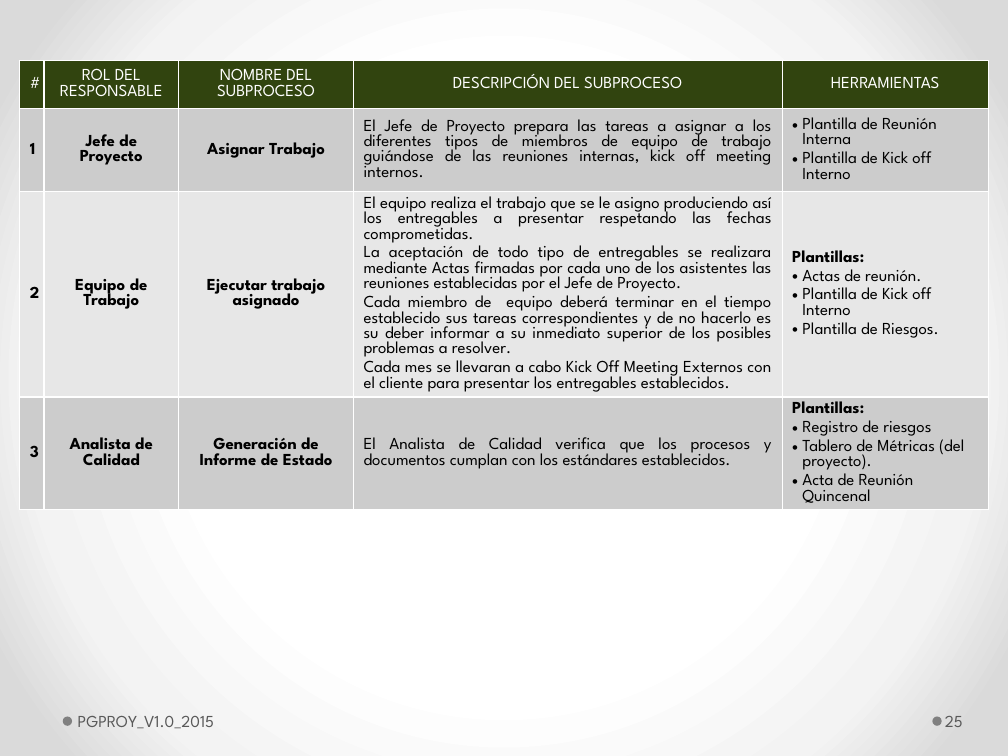
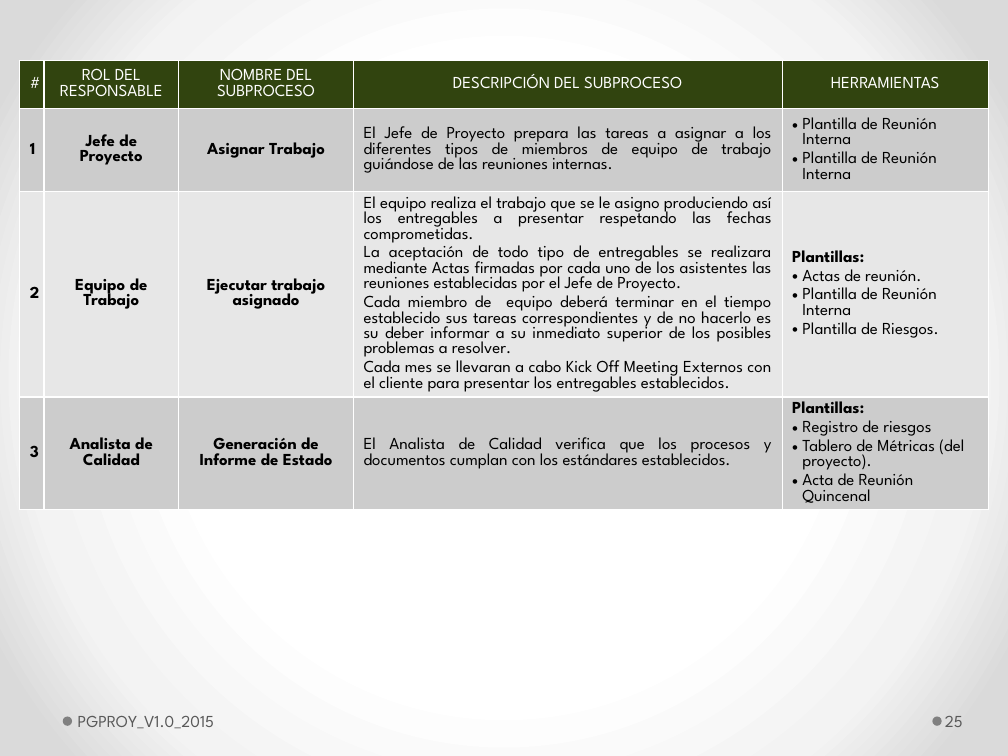
Before and after one commit to lowrider80/UTP-GPS-ALARM, a slide deck: slide 25 of Area_de_Proceso-_PP-PMC/PGPROY_V1.0_2015.pptx. Drawn at 1008x756 pixels with LibreOffice and Linux fonts; fonts in the diff are those of the drawing. Boxes give left, top, right and bottom in pixels: in the first picture for what was removed or moved away, otherwise in the second. Text is boxed around its words. In the diff, an @@ line names an element or a change of style, - is before the commit and + after.

```diff
--- a/Area_de_Proceso-_PP-PMC/PGPROY_V1.0_2015.pptx
+++ b/Area_de_Proceso-_PP-PMC/PGPROY_V1.0_2015.pptx
@@ table at [20, 60, 989, 673] @@
-row 2, column 4: El Jefe de Proyecto prepara las tareas a asignar a los diferentes tipos de miembros de equipo de trabajo guiándose de las reuniones internas, kick off meeting internos.
+row 2, column 4: El Jefe de Proyecto prepara las tareas a asignar a los diferentes tipos de miembros de equipo de trabajo guiándose de las reuniones internas.
-row 2, column 5: Plantilla de Reunión Interna / Plantilla de Kick off Interno
+row 2, column 5: Plantilla de Reunión Interna / Plantilla de Reunión Interna
-row 3, column 5: Plantillas: / Actas de reunión. / Plantilla de Kick off Interno / Plantilla de Riesgos.
+row 3, column 5: Plantillas: / Actas de reunión. / Plantilla de Reunión Interna / Plantilla de Riesgos.
```
Also in this commit, not shown: 11 other slides changed.
